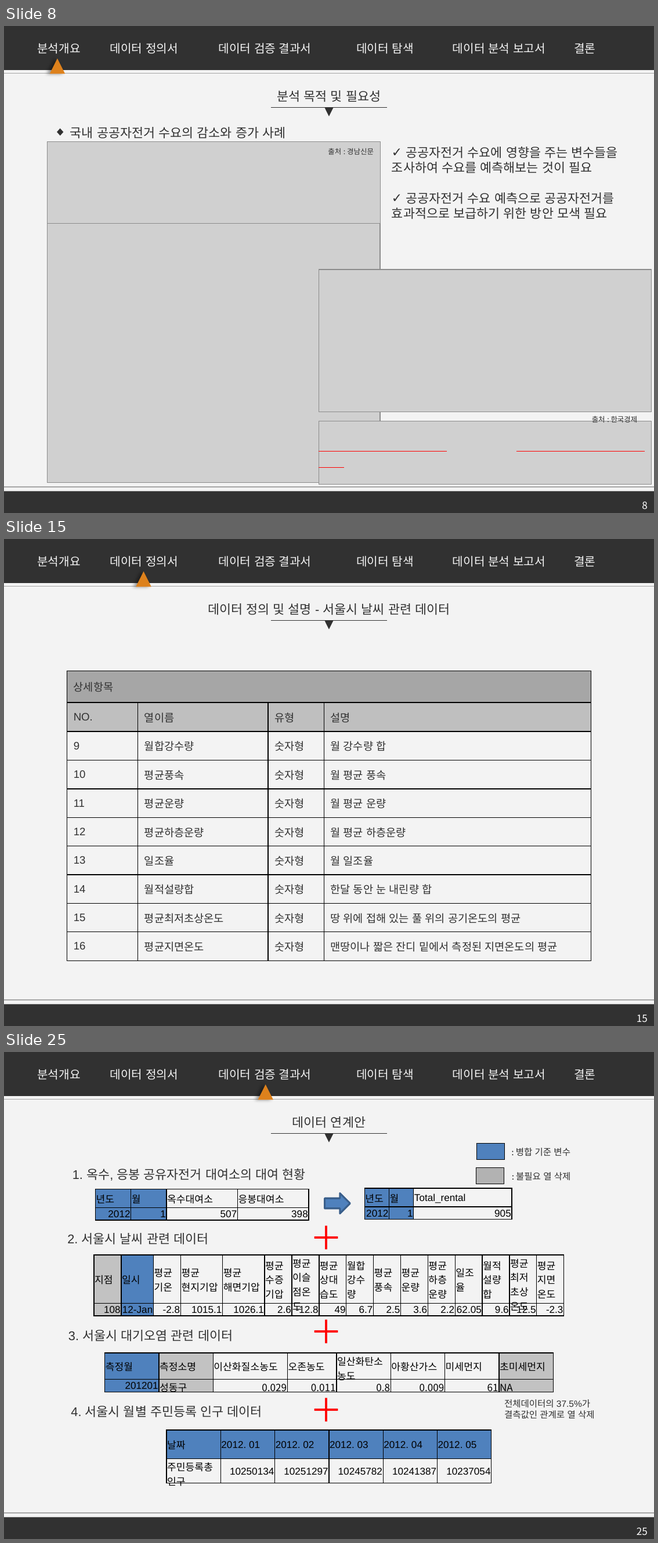
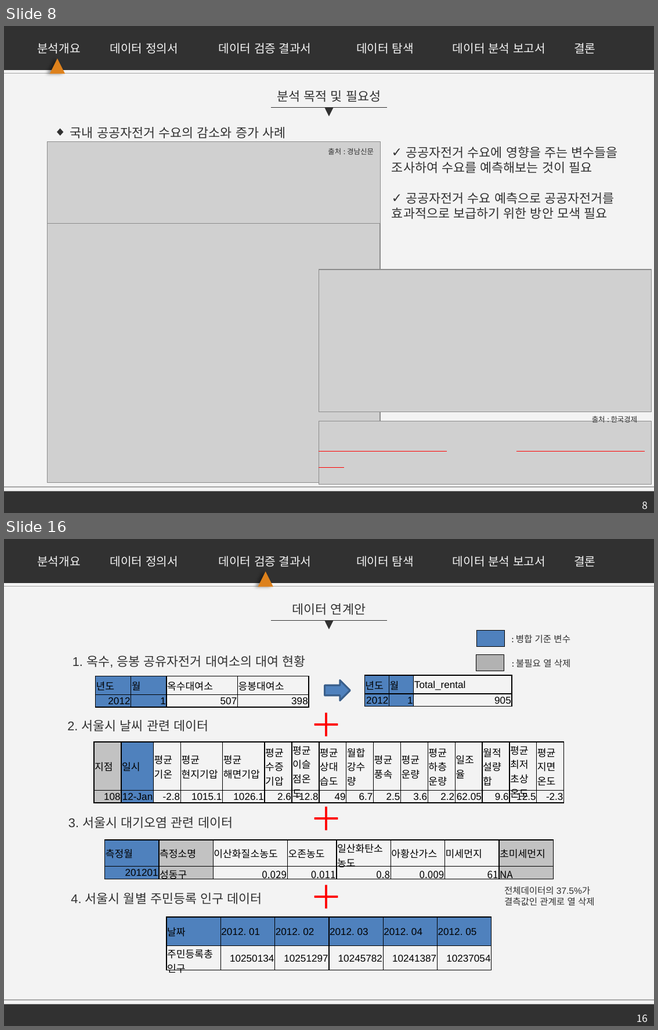
Before and after one commit to firstock/proj_sponge_bicycle, a slide deck: 서울시 공유자전거 수요 예측.pptx. Shown one above the other, each under a label of ours: slides 8, 15 and 25 before the commit, slides 8 and 16 after it; the slides between them are not shown. The pictures are 658x1543 and 658x1030 pixels, drawn with LibreOffice and Linux fonts; fonts in the diff are those of the drawing; grey boxes stand for pictures. Boxes give left, top, right and bottom in pixels: in the first picture for what was removed or moved away, otherwise in the second. Text is boxed around its words. In the diff, an @@ line names an element or a change of style, - is before the commit and + after.

```diff
--- a/서울시 공유자전거 수요 예측.pptx
+++ b/서울시 공유자전거 수요 예측.pptx
@@ slide 15 removed at [4,539,654,1026], background #F3F3F3 @@
@@ group removed at [4,539,654,587]: 6 texts, 1 rectangle, 1 triangle @@
-데이터 정의서
-데이터 검증 결과서
-분석개요
-데이터 분석 보고서
-결론
-데이터 탐색
@@ line removed from (654, 587) to (4, 587) @@
@@ text removed at [208,603,449,615] @@
-데이터 정의 및 설명 - 서울시 날씨 관련 데이터
@@ line removed from (271, 620) to (387, 620) @@
@@ triangle removed at [324,620,333,629] @@
@@ table removed at [67,671,590,961], 10 rows, 4 columns @@
-상세항목 |  |  | 
-NO. | 열이름 | 유형 | 설명
-9 | 월합강수량 | 숫자형 | 월 강수량 합
-10 | 평균풍속 | 숫자형 | 월 평균 풍속
-11 | 평균운량 | 숫자형 | 월 평균 운량
-12 | 평균하층운량 | 숫자형 | 월 평균 하층운량
-13 | 일조율 | 숫자형 | 월 일조율
-14 | 월적설량합 | 숫자형 | 한달 동안 눈 내린량 합
-15 | 평균최저초상온도 | 숫자형 | 땅 위에 접해 있는 풀 위의 공기온도의 평균
-16 | 평균지면온도 | 숫자형 | 맨땅이나 짧은 잔디 밑에서 측정된 지면온도의 평균
@@ rectangle removed at [4,1005,654,1026] @@
@@ line removed from (654, 1000) to (4, 1000) @@
@@ page number removed at [636,1015,647,1022] @@
-15
@@ what was slide 25 is now slide 16 @@
@@ page number at [636,1015,647,1022]: text changed @@
-25
+16
```
Also in this commit, not shown: 12 slides changed, 8 other slides removed.
